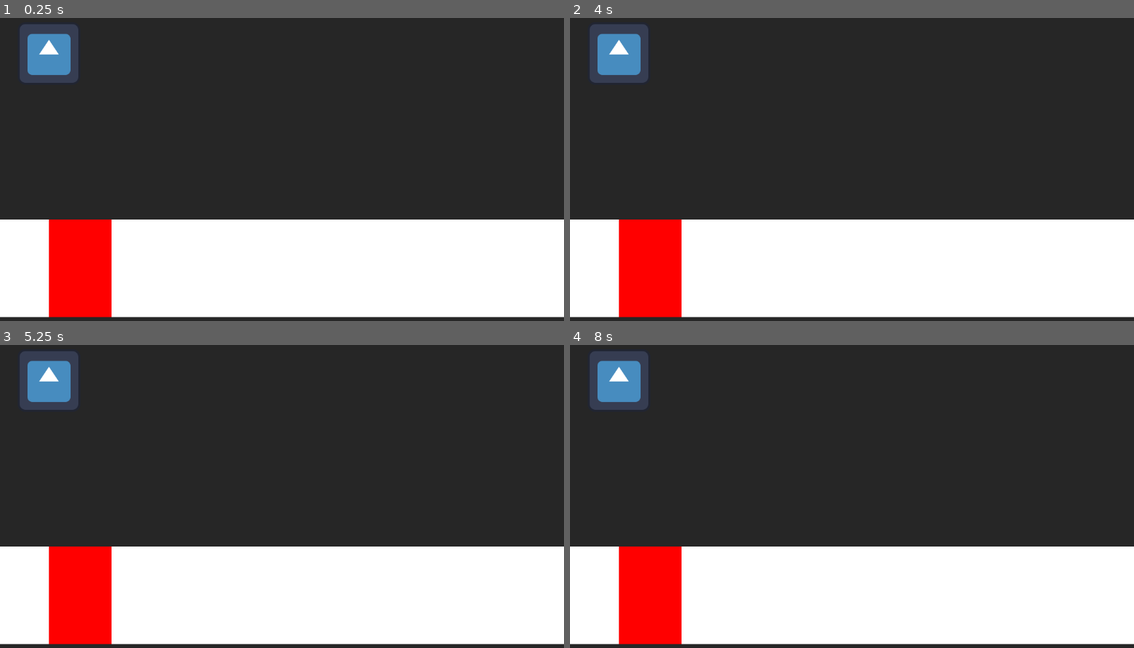
Above: before the commit, frames 1-4 (two rows, left to right).
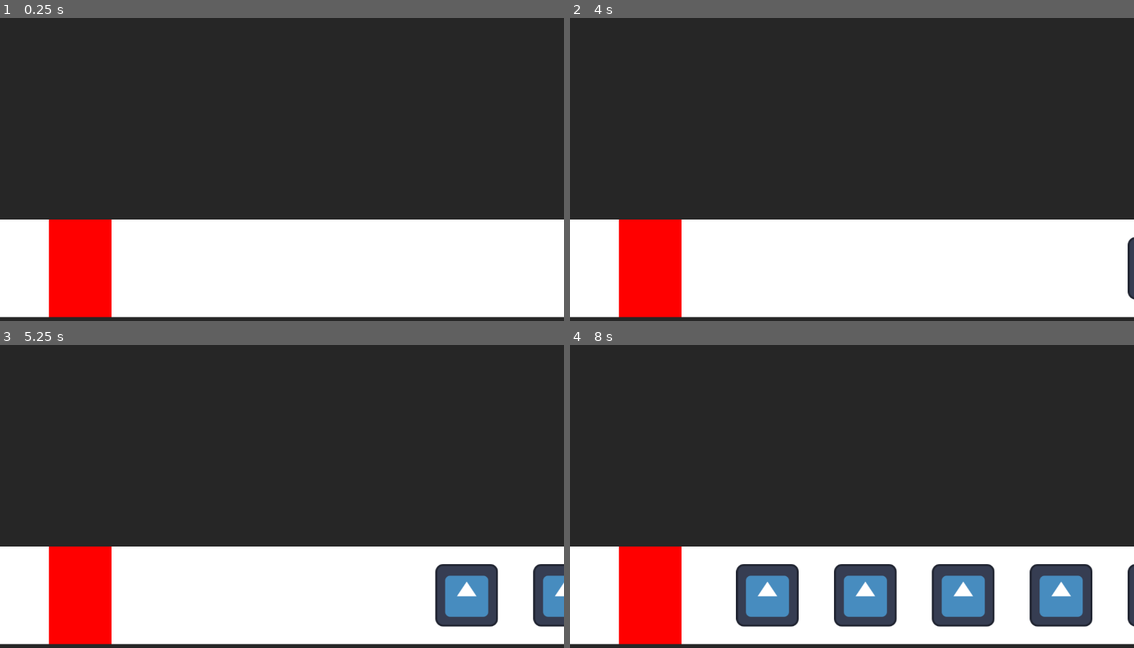
Above: after the commit, the same moments.

Repository: tmdghks/rhythmgame-godot
Game: Godot game, scene res://Scenes/Main.tscn
Same seed, same stepped clock (60 frames per second), same inputs: the game is played once before the commit and once after it. The engine's default icon, where the game draws it, is replaced by a stand-in: a white triangle on a blue panel in a dark square.
Inputs:
- Up to frame 1 (0.25 s): no input
- Up to frame 2 (4 s): tap Enter at 0.5, 2, 3.5 s; tap Space at 1.25, 2.75 s
- Up to frame 3 (5.25 s): no input
- Up to frame 4 (8 s): no input

The runs differ from the first frame. In frame 1, 2.0% of the frame differs, in the area x 3-14%, y 2-22%; in frame 2, 2.2%; in frame 3, 5.3%; in frame 4, 11%, in the area x 3-100%, y 2-94%.

Commit message:
add: spawning note every second

Diff:
--- a/Scenes/Note.tscn
+++ b/Scenes/Note.tscn
@@ -1,12 +1,10 @@
-[gd_scene load_steps=4 format=3 uid="uid://cb7vun805nqba"]
+[gd_scene load_steps=3 format=3 uid="uid://cb7vun805nqba"]
 
-[ext_resource type="Script" path="res://Scripts/note_spawn.gd" id="1_eknyr"]
+[ext_resource type="Script" path="res://Scripts/Note.gd" id="1_30v58"]
 [ext_resource type="Texture2D" uid="uid://bnsxc0dihhnwv" path="res://Resources/icon.svg" id="2_f1i66"]
-[ext_resource type="PackedScene" uid="uid://yanwb61nhde" path="res://Scenes/Main.tscn" id="2_okmm8"]
 
 [node name="Note" type="Node2D"]
-script = ExtResource("1_eknyr")
-note_scene = ExtResource("2_okmm8")
+script = ExtResource("1_30v58")
 
 [node name="Sprite2D" type="Sprite2D" parent="."]
 texture = ExtResource("2_f1i66")
--- /dev/null
+++ b/Scripts/Note.gd
@@ -0,0 +1,13 @@
+extends Node2D
+
+@export var speed: float = 200.0  # 노트의 이동 속도 (픽셀/초)
+var target_position: Vector2  # 목표 위치 (판정선)
+
+func _process(delta):
+	# 현재 위치에서 목표 위치를 향해 이동
+	var direction = (target_position - position).normalized()
+	position += direction * speed * delta
+
+	# 판정선에 도달하면 제거
+	if position.distance_to(target_position) < 10:
+		queue_free()
--- a/Scripts/note_spawn.gd
+++ b/Scripts/note_spawn.gd
@@ -1,19 +1,19 @@
 extends Node2D
 
-@export var note_scene: PackedScene  # Note.tscn 파일을 인스펙터에서 할당할 수 있도록 설정
-var spawn_interval = 1.0  # 노트 생성 간격 (초 단위)
-var spawn_timer = 0.0  # 타이머 변수
+@export var note_scene: PackedScene
+@export var target_position: Vector2 = Vector2(100, 540)  # 판정선 위치 설정
+var spawn_interval = 1.0
+var spawn_timer = 0.0
 
 func _process(delta):
-	# 매 프레임마다 타이머를 줄이고, 0 이하가 되면 노트를 생성
 	spawn_timer -= delta
 	if spawn_timer <= 0:
 		spawn_note()
-		spawn_timer = spawn_interval  # 타이머 초기화
+		spawn_timer = spawn_interval
 
 func spawn_note():
-	# note_scene이 설정되어 있으면 노트를 인스턴스화하고 메인 씬에 추가
 	if note_scene:
 		var note_instance = note_scene.instantiate()
-		note_instance.position = Vector2(100, 100)  # 노트가 나타날 위치
+		note_instance.position = Vector2(2000, 540)  # 노트가 생성될 위치
+		note_instance.target_position = target_position  # 목표 위치 설정
 		add_child(note_instance)
